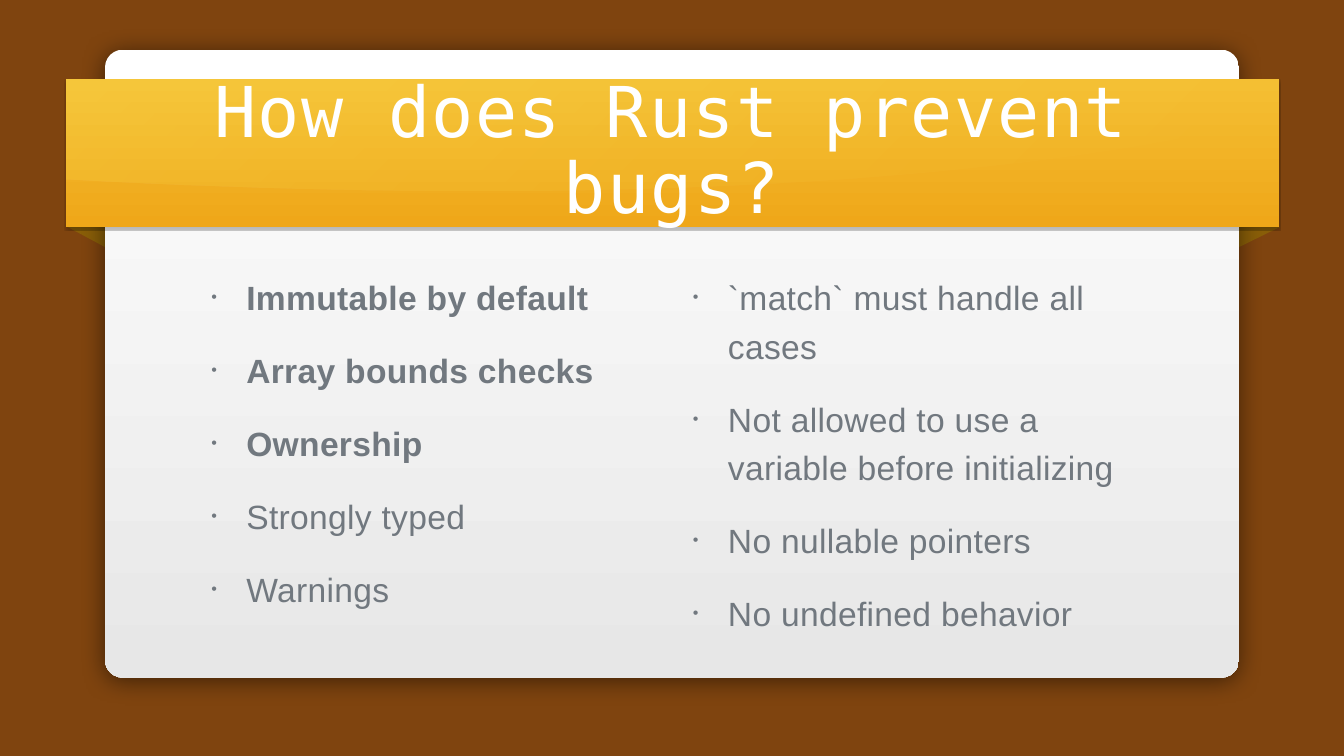
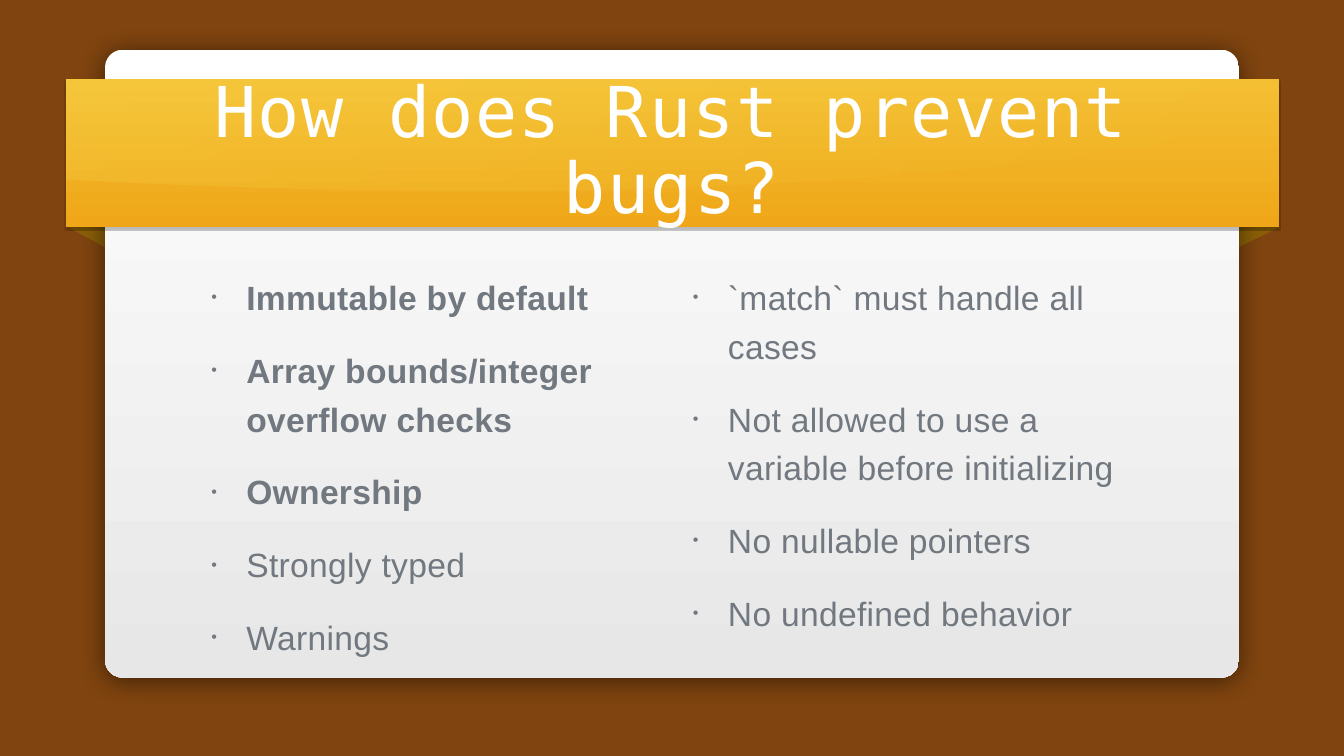
Before and after one commit to carols10cents/rust-safety-presentation, a slide deck: slide 4 of Rust Safety.pptx (slide 5 before the commit). Drawn at 1344x756 pixels with LibreOffice and Linux fonts; fonts in the diff are those of the drawing; background and template pictures are left out. Boxes give left, top, right and bottom in pixels: in the first picture for what was removed or moved away, otherwise in the second. Text is boxed around its words. In the diff, an @@ line names an element or a change of style, - is before the commit and + after.

```diff
--- a/Rust Safety.pptx
+++ b/Rust Safety.pptx
@@ text at [246,358,592,433]: text changed @@
-• Array bounds checks
+• Array bounds/integer overflow checks
```
Also in this commit, not shown: 4 other slides changed, 18 slides added, 6 slides removed, 2 other files.
